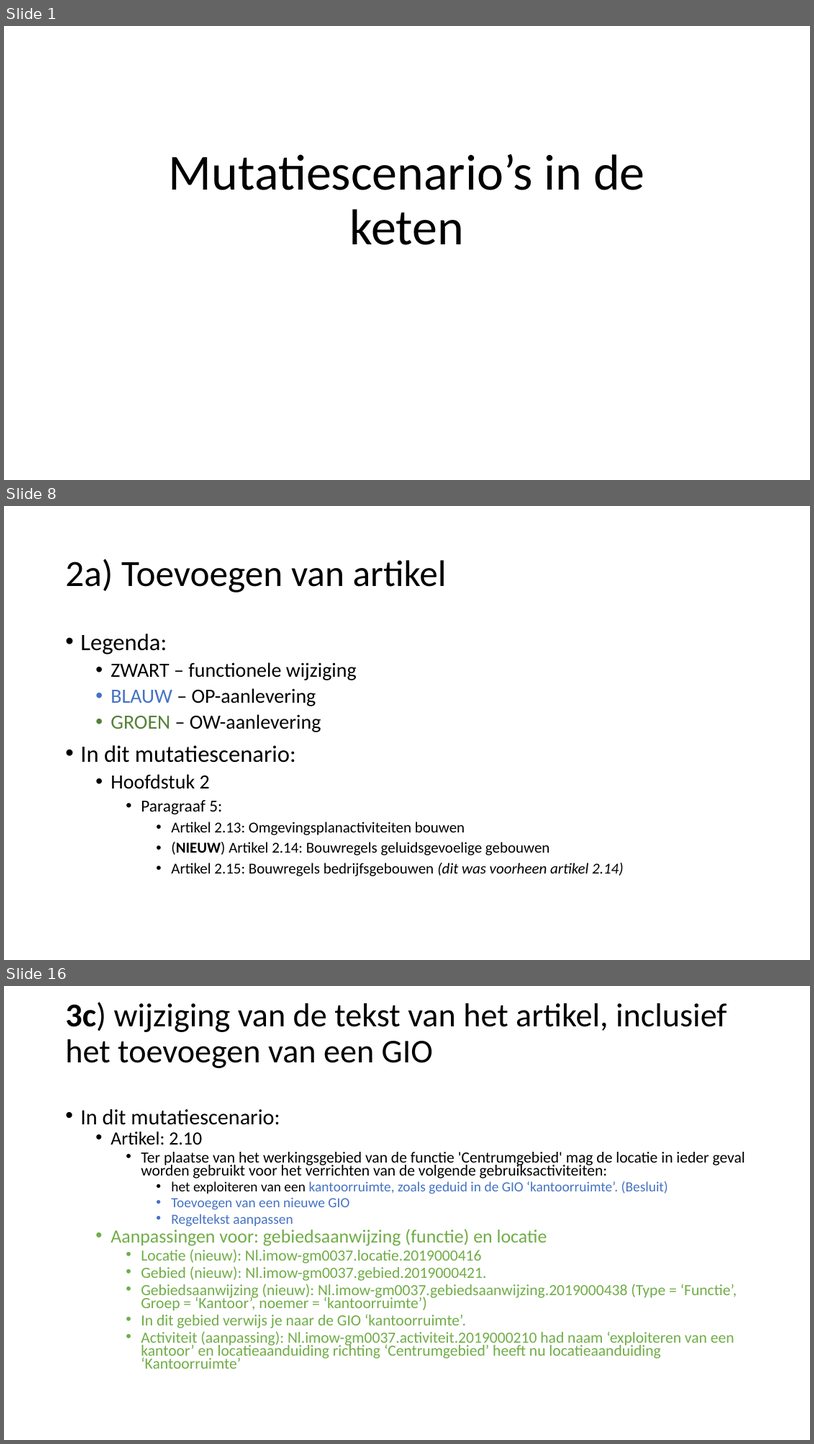
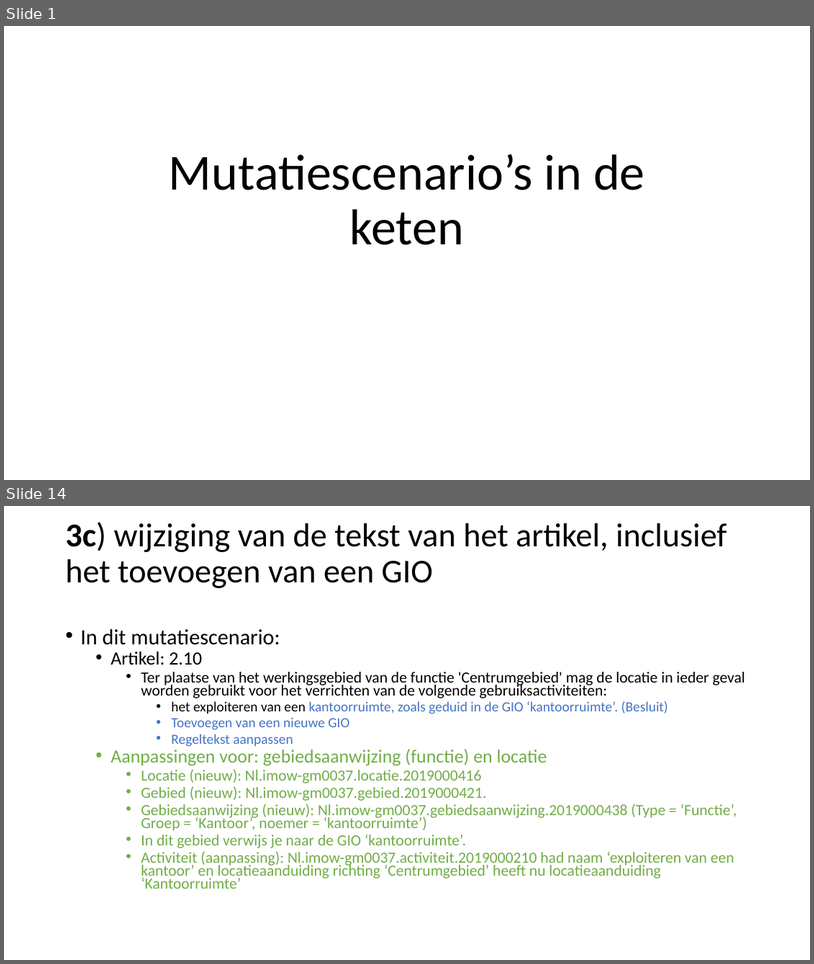
Before and after one commit to Geonovum/xml_omgevingsplan_gemeentestad, a slide deck: Submutatiescenario_s.pptx. Shown one above the other, each under a label of ours: slides 1, 8 and 16 before the commit, slides 1 and 14 after it; the slides between them are not shown. The pictures are 814x1444 and 814x964 pixels, drawn with LibreOffice and Linux fonts; fonts in the diff are those of the drawing. Boxes give left, top, right and bottom in pixels: in the first picture for what was removed or moved away, otherwise in the second. Text is boxed around its words. In the diff, an @@ line names an element or a change of style, - is before the commit and + after.

```diff
--- a/Submutatiescenario_s.pptx
+++ b/Submutatiescenario_s.pptx
@@ slide 8 removed at [4,506,810,960], background #FFFFFF @@
@@ title removed at [65,559,447,592] @@
-2a) Toevoegen van artikel
@@ text removed at [80,633,624,876] @@
-• Legenda:
-  • ZWART – functionele wijziging
-  • BLAUW – OP-aanlevering
-  • GROEN – OW-aanlevering
-• In dit mutatiescenario:
-  • Hoofdstuk 2
-    • Paragraaf 5:
-      • Artikel 2.13: Omgevingsplanactiviteiten bouwen
-      • (NIEUW) Artikel 2.14: Bouwregels geluidsgevoelige gebouwen
-      • Artikel 2.15: Bouwregels bedrijfsgebouwen (dit was voorheen artikel 2.14)
@@ what was slide 16 is now slide 14 @@
```
Also in this commit, not shown: 14 slides changed, 2 slides added, 4 other slides removed.
